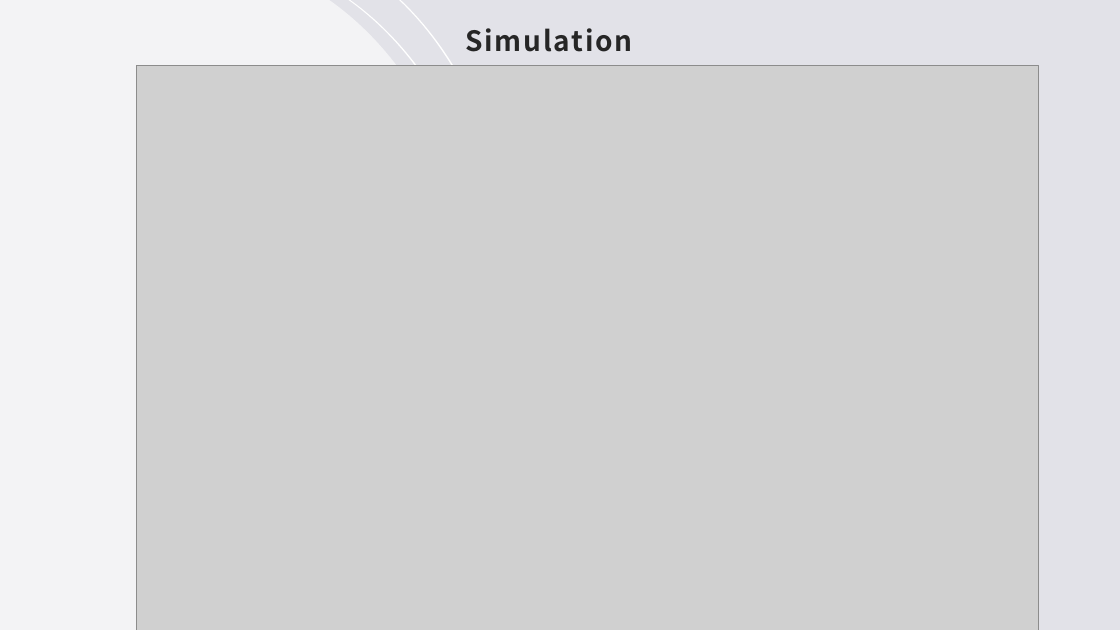
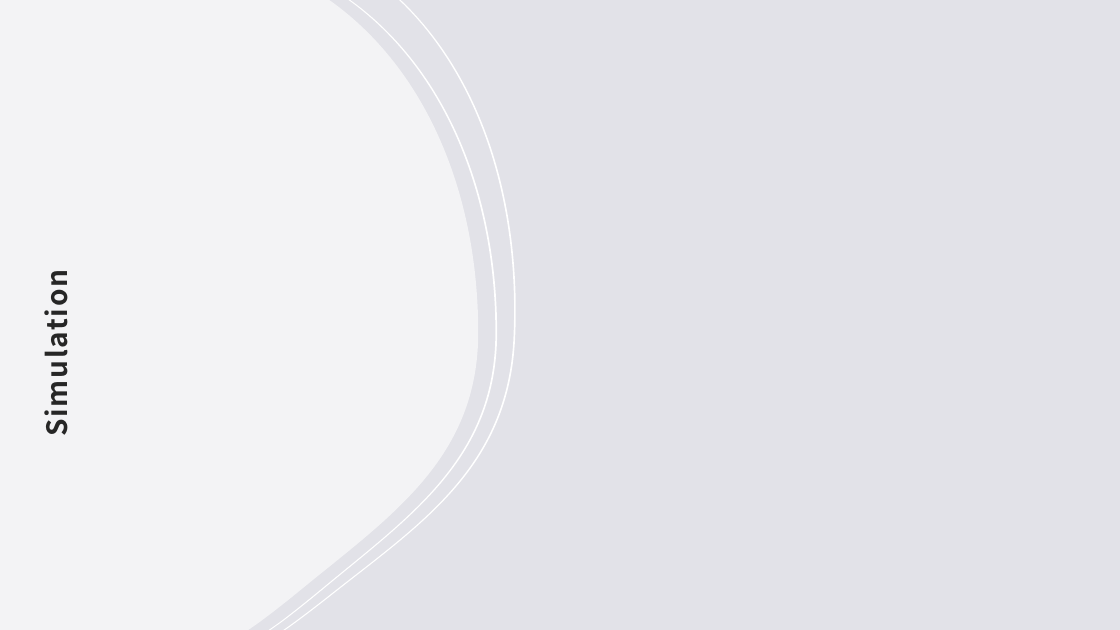
Before and after one commit to Trevor-McLemore/risk_analysis, a slide deck: slide 3 of risk_presentation.pptx (slide 7 before the commit). Drawn at 1120x630 pixels with LibreOffice and Linux fonts; fonts in the diff are those of the drawing; grey boxes stand for pictures; background and template pictures are left out. Boxes give left, top, right and bottom in pixels: in the first picture for what was removed or moved away, otherwise in the second. Text is boxed around its words. In the diff, an @@ line names an element or a change of style, - is before the commit and + after.

Commit message:
post simulation EDA

```diff
--- a/risk_presentation.pptx
+++ b/risk_presentation.pptx
@@ picture removed at [136,66,1038,630] @@
@@ text "Simulation": place and size @@
-text "Simulation" at [466,28,633,52]
+text "Simulation" at [35,289,76,431]
@@ text "Simulation" at [35,289,76,431]: rotation 0 to 270 degrees @@
```
Also in this commit, not shown: 4 other slides changed, 7 slides added, 3 slides removed, 4 other files.
